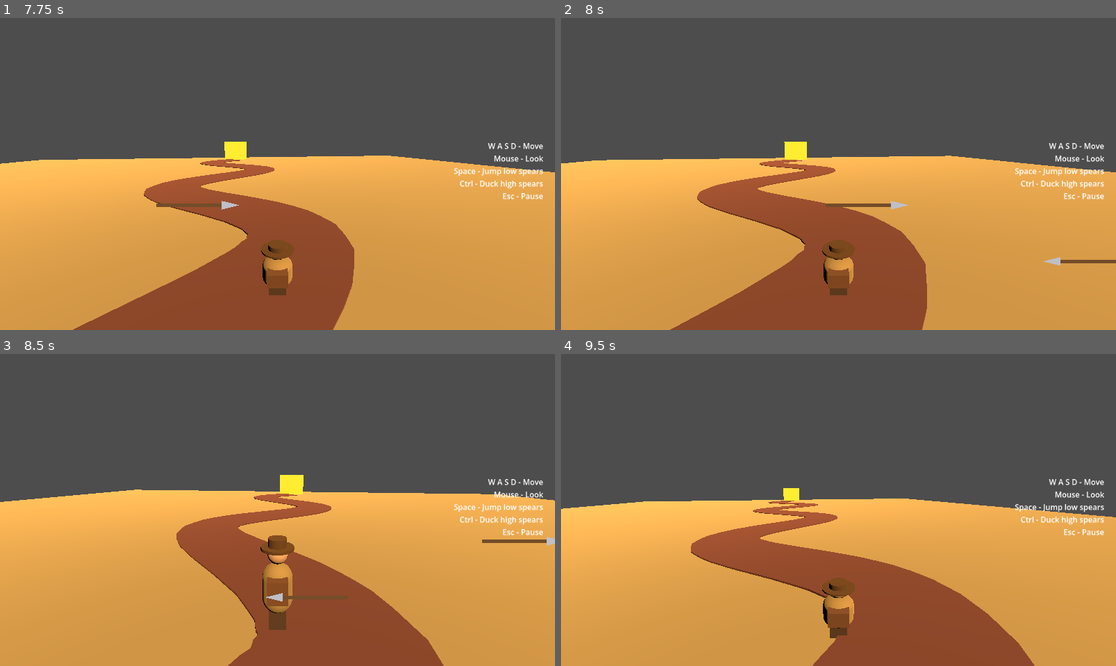
Above: before the commit, frames 1-4 (two rows, left to right).
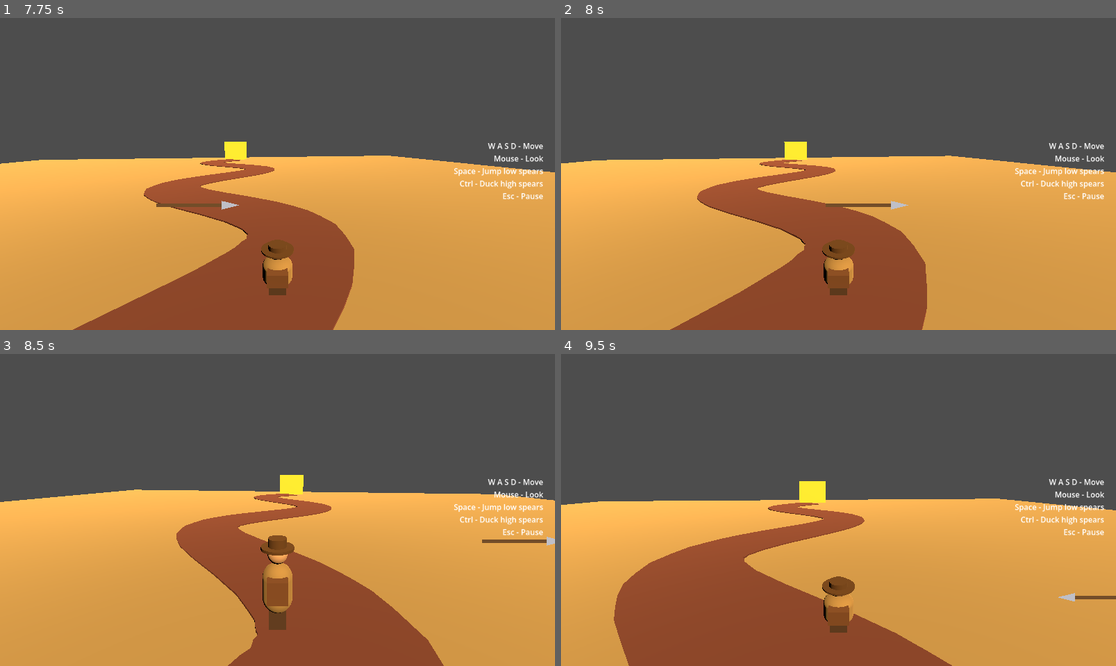
Above: after the commit, the same moments.

Repository: AnubisGott/The-Mystery-of-the-Pharaoh
Game: Godot game, scene res://main/main.tscn
Same seed, same stepped clock (60 frames per second), same inputs: the game is played once before the commit and once after it.
Inputs (mouse positions are in pixels of both pictures, inside the frame that each line leads up to):
- Up to frame 1 (7.75 s): click "Enter the Tomb" at 0.5 s; tap Enter at 1.25 s; move the mouse to (305, 174) at 1.27 s; hold Ctrl (duck) 1.28-2.03 s; hold W (move_forward) 1.28-6.53 s; tap Space (jump) at 1.52, 2.27, 3.77, 4.52, 5.27, 6.77, 7.52 s; move the mouse to (249, 174) at 2.02 s; tap Ctrl (duck) every 1.5 s from 2.1 to 6.6 s; move the mouse to (288, 167) at 2.77 s; hold Ctrl (duck) 2.78-3.53 s; move the mouse to (271, 180) at 3.52 s; move the mouse to (316, 177) at 4.27 s; hold Ctrl (duck) 4.28-5.03 s; move the mouse to (233, 170) at 5.02 s; move the mouse to (283, 174) at 5.77 s; hold Ctrl (duck) 5.78-6.53 s; move the mouse to (255, 167) at 6.52 s; hold D (move_right) 6.53-7.28 s; move the mouse to (305, 174) at 7.27 s; hold W (move_forward) from 7.28 s (still down); hold Ctrl (duck) from 7.28 s (still down)
- Up to frame 2 (8 s): keep holding W (move_forward); keep holding Ctrl (duck)
- Up to frame 3 (8.5 s): keep holding W (move_forward); move the mouse to (249, 510) at 8.02 s; release Ctrl (duck) at 8.03 s; tap Ctrl (duck) at 8.1 s; tap Space (jump) at 8.27 s
- Up to frame 4 (9.5 s): keep holding W (move_forward); move the mouse to (849, 503) at 8.77 s; hold Ctrl (duck) from 8.78 s (still down)

Frame 1 is identical in both runs. In frame 2, 0.2% of the frame differs, in the area x 86-100%, y 76-80%; in frame 3, 0.2%; in frame 4, 22%, in the area x 0-100%, y 40-100%.

Commit message:
Allow only one spear on screen at a time
A low and a high spear in flight together cannot both be dodged,
so both spawners now wait until the screen is clear.

Co-Authored-By: Claude Fable 5 <noreply@anthropic.com>

Diff:
--- a/hazards/spear_layer.gd
+++ b/hazards/spear_layer.gd
@@ -11,6 +11,13 @@
 const OFFSCREEN_MARGIN: float = 120.0
 
 @onready var player: CharacterBody3D = $"../Player"
+
+
+func has_active_spears() -> bool:
+	for child in get_children():
+		if child is Spear2D:
+			return true
+	return false
 
 
 func spawn_spear(is_high: bool, from_left: bool) -> void:
--- a/levels/path.gd
+++ b/levels/path.gd
@@ -72,13 +72,17 @@
 	_spear_timer.start(randf_range(SPEAR_MIN_INTERVAL, SPEAR_MAX_INTERVAL))
 
 
+# Only one spear may be on screen at a time: a low and a high spear
+# together would be impossible to dodge.
 func _on_spear_timer_timeout() -> void:
-	if player.global_position.z < RANDOM_SPEARS_START_Z:
+	if player.global_position.z < RANDOM_SPEARS_START_Z and not spear_layer.has_active_spears():
 		spear_layer.spawn_spear(randf() < 0.5, randf() < 0.5)
 	_restart_spear_timer()
 
 
 func _on_practice_timer_timeout() -> void:
+	if spear_layer.has_active_spears():
+		return
 	spear_layer.spawn_spear(_practice_high, _practice_high)
 	_practice_high = not _practice_high
 
